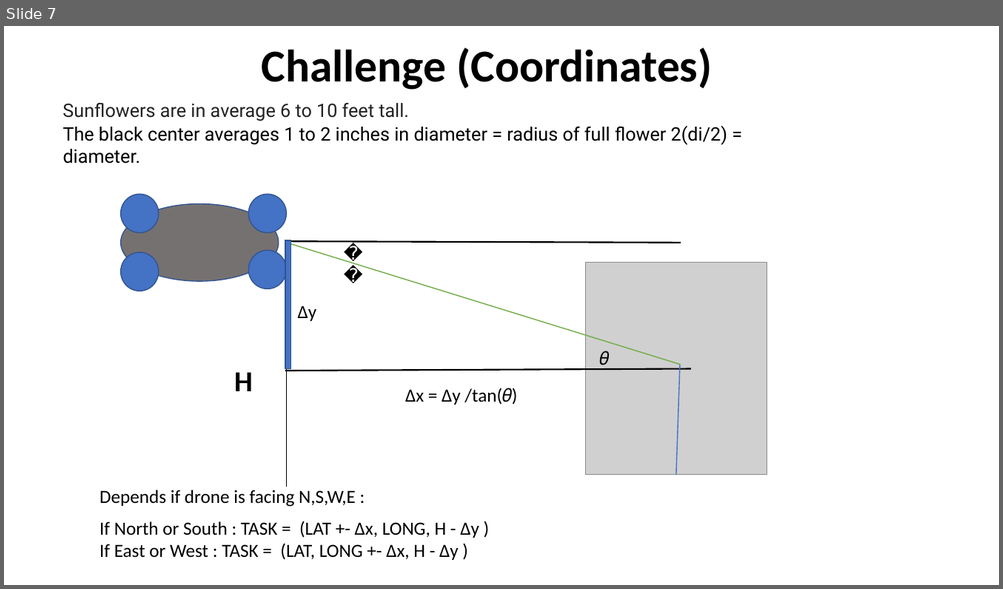
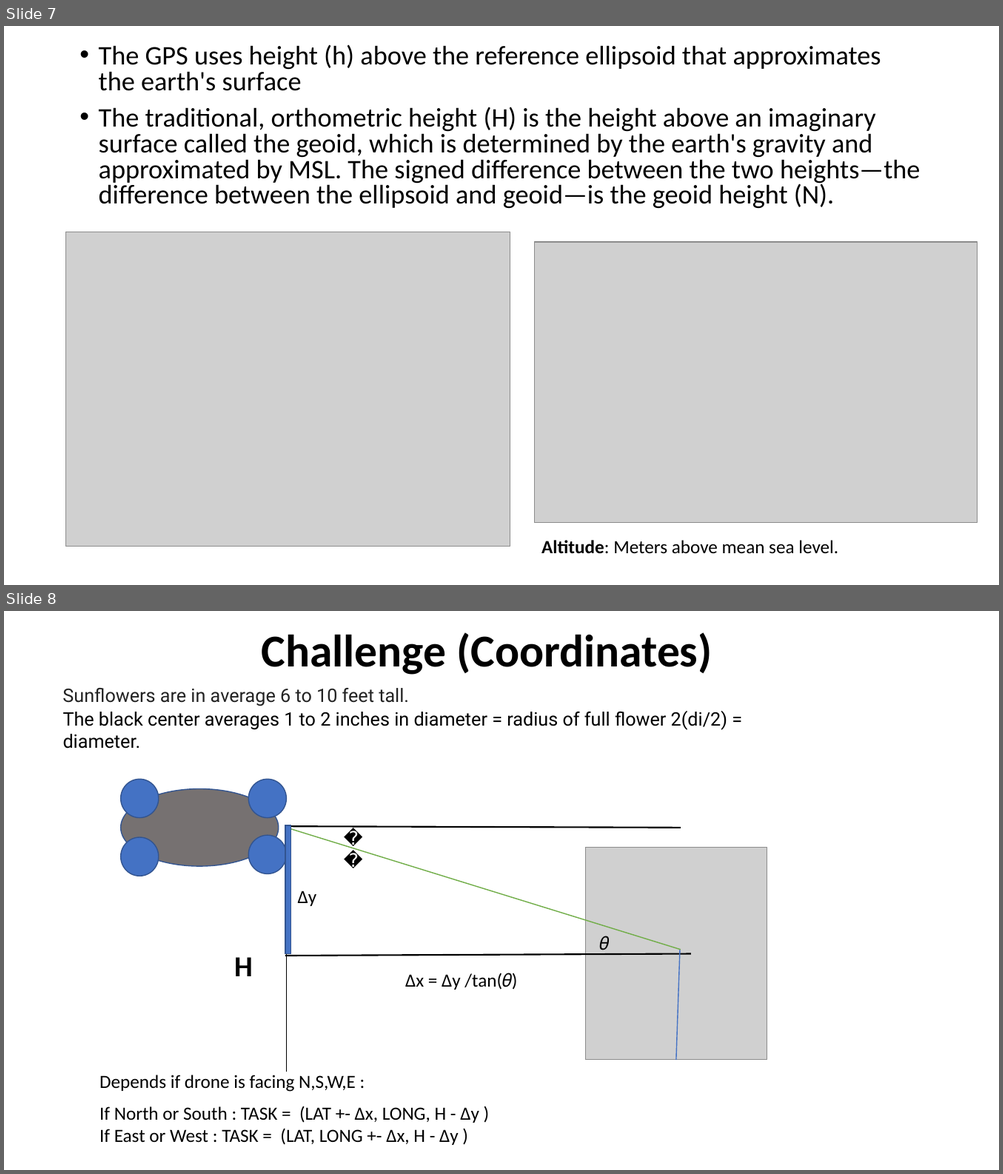
Before and after one commit to LuisRobaina/PolliNet, a slide deck: PolliNet.pptx. Shown one above the other, each under a label of ours: slide 7 before the commit, slides 7 and 8 after it. The pictures are 1003x589 and 1003x1174 pixels, drawn with LibreOffice and Linux fonts; fonts in the diff are those of the drawing; grey boxes stand for pictures. Boxes give left, top, right and bottom in pixels: in the first picture for what was removed or moved away, otherwise in the second. Text is boxed around its words. In the diff, an @@ line names an element or a change of style, - is before the commit and + after.

```diff
--- a/PolliNet.pptx
+++ b/PolliNet.pptx
@@ slide 7 added at box(4, 26, 999, 585), background #FFFFFF @@
@@ text added at box(99, 44, 919, 209), 25.9 pt, text #000000 @@
+• The GPS uses height (h) above the reference ellipsoid that approximates the earth's surface
+• The traditional, orthometric height (H) is the height above an imaginary surface called the geoid, which is determined by the earth's gravity and approximated by MSL. The signed difference between the two heights—the difference between the ellipsoid and geoid—is the geoid height (N).
@@ picture added at box(65, 232, 510, 547) @@
@@ picture added at box(535, 242, 977, 524) @@
@@ text added at box(541, 540, 838, 554), 18 pt, text #000000 @@
+Altitude: Meters above mean sea level.
@@ what was slide 7 is now slide 8 @@
```
Also in this commit, not shown: 1 other file.
